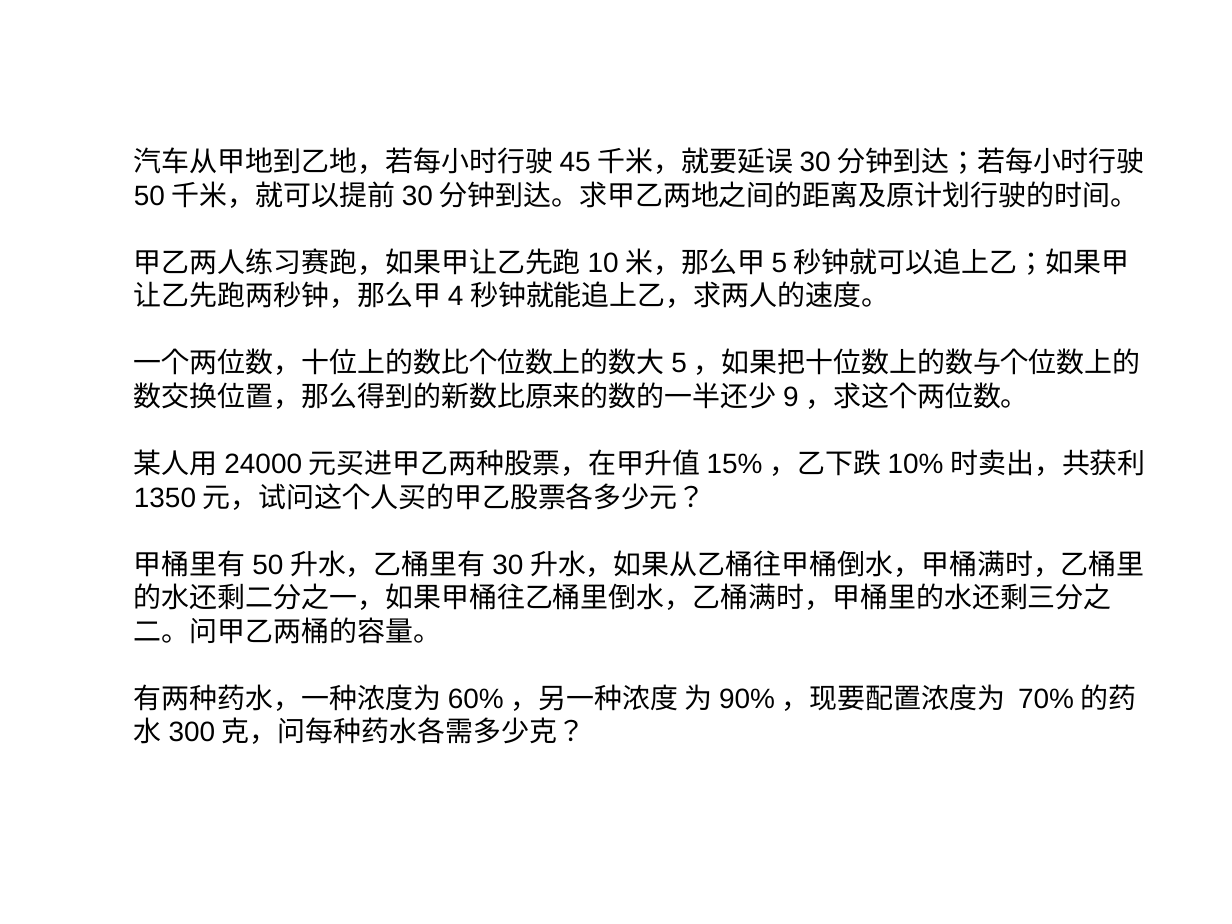
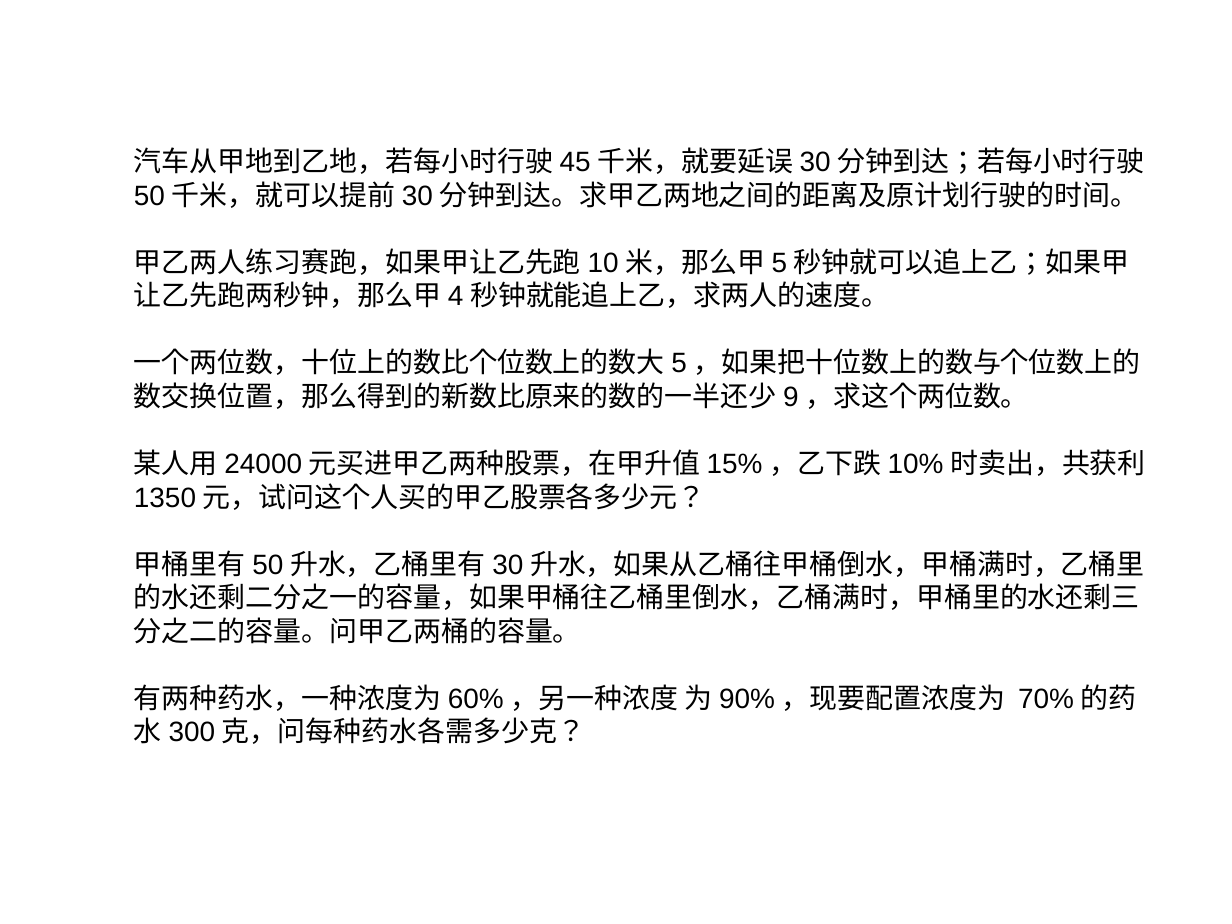
Before and after one commit to ericzhang/english-math, a slide deck: slide 1 of 2025-03-23/formula.odp. Drawn at 1232x924 pixels with LibreOffice and Linux fonts; fonts in the diff are those of the drawing. Boxes give left, top, right and bottom in pixels: in the first picture for what was removed or moved away, otherwise in the second. Text is boxed around its words. In the diff, an @@ line names an element or a change of style, - is before the commit and + after.

```diff
--- a/2025-03-23/formula.odp
+++ b/2025-03-23/formula.odp
@@ text at (134, 550, 1145, 644): text changed @@
-甲桶里有50升水，乙桶里有30升水，如果从乙桶往甲桶倒水，甲桶满时，乙桶里的水还剩二分之一，如果甲桶往乙桶里倒水，乙桶满时，甲桶里的水还剩三分之二。问甲乙两桶的容量。
+甲桶里有50升水，乙桶里有30升水，如果从乙桶往甲桶倒水，甲桶满时，乙桶里的水还剩二分之一的容量，如果甲桶往乙桶里倒水，乙桶满时，甲桶里的水还剩三分之二的容量。问甲乙两桶的容量。
```
Also in this commit, not shown: 1 other slide changed, 1 slide added, 7 other files.
